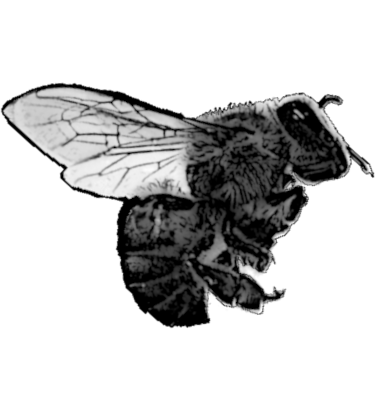
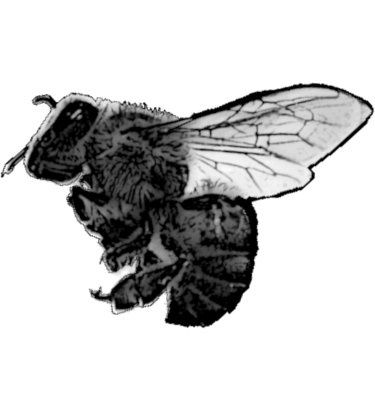
Before/after of a 375 x 396 layered artwork. What changed in the layer stack:
added layer "killerBeeReference.PNG copy #6" above "killerBeeReference.PNG copy #3" over box(0, 82, 375, 329)
hid "killerBeeReference.PNG copy #3" over box(0, 82, 375, 329)
